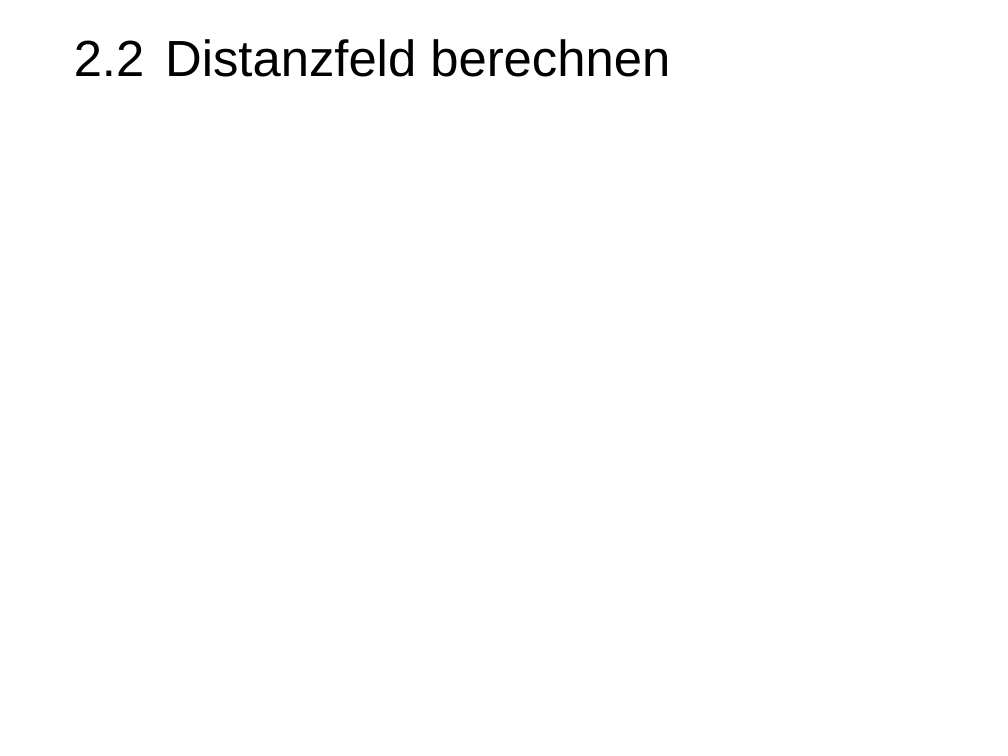
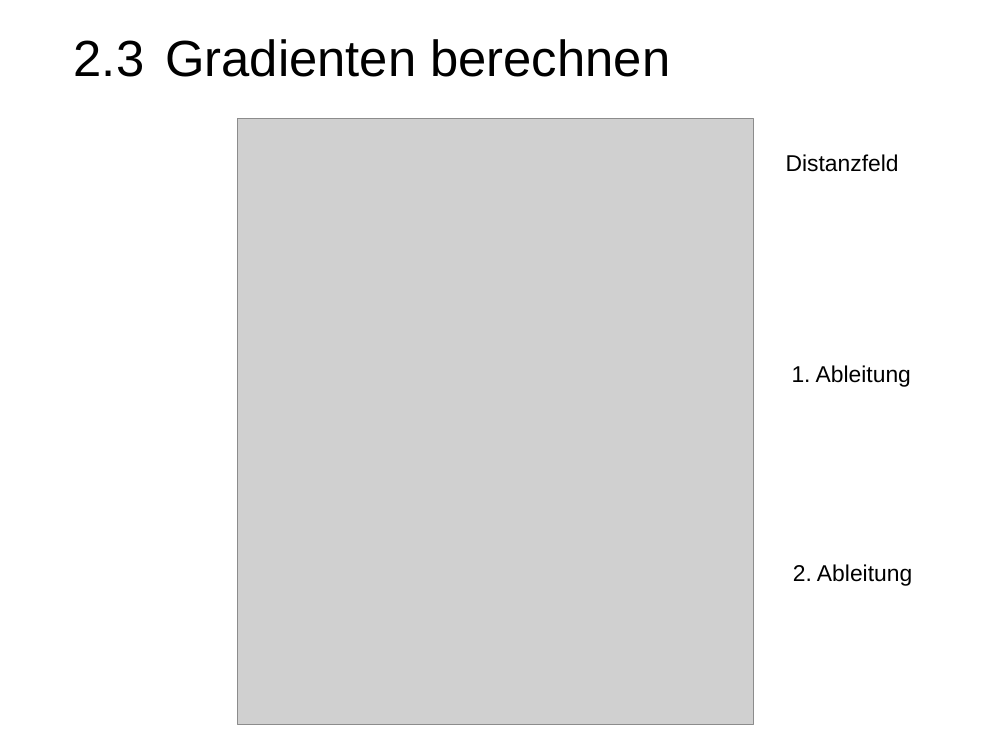
Before and after one commit to PhilippLambracht/prosem_mse, a slide deck: slide 14 of slides/slides.odp (slide 13 before the commit). Drawn at 1008x756 pixels with LibreOffice and Linux fonts; fonts in the diff are those of the drawing; grey boxes stand for pictures. Boxes give left, top, right and bottom in pixels: in the first picture for what was removed or moved away, otherwise in the second. Text is boxed around its words. In the diff, an @@ line names an element or a change of style, - is before the commit and + after.

Commit message:
slides

```diff
--- a/slides/slides.odp
+++ b/slides/slides.odp
@@ text at (x1=74, y1=39, x2=670, y2=77): text changed @@
-2.2 Distanzfeld berechnen
+2.3 Gradienten berechnen
@@ picture added at (x1=238, y1=119, x2=754, y2=724) @@
@@ text added at (x1=786, y1=154, x2=899, y2=172), 18 pt, text #000000 @@
+Distanzfeld
@@ text added at (x1=792, y1=365, x2=911, y2=387), 18 pt, text #000000 @@
+1. Ableitung
@@ text added at (x1=793, y1=564, x2=912, y2=586), 18 pt, text #000000 @@
+2. Ableitung
```
Also in this commit, not shown: 5 slides added, 1 slide removed, 6 other files.
